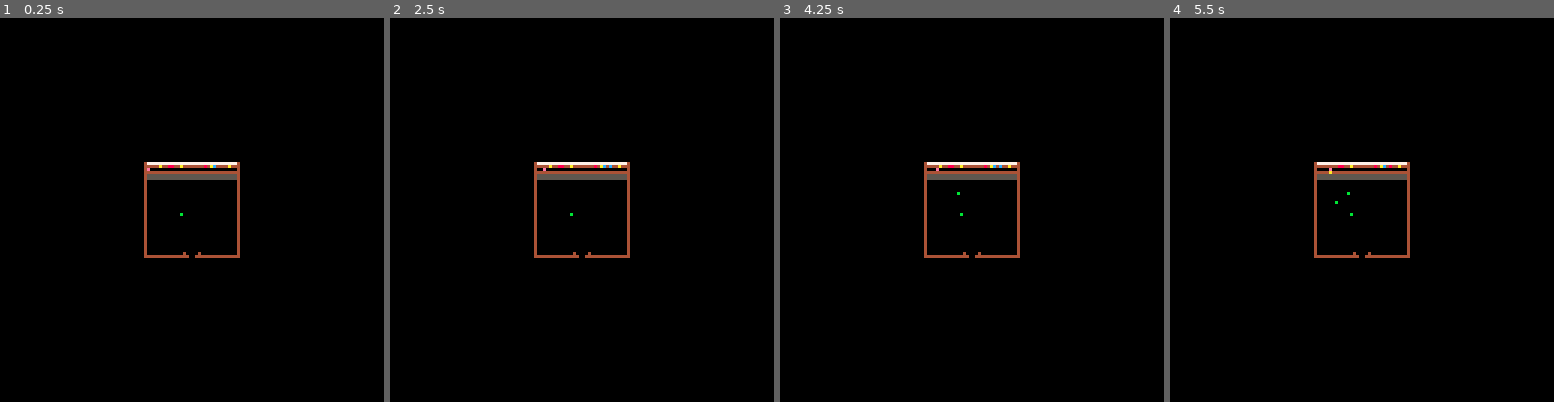
Above: before the commit, frames 1-4 (left to right).
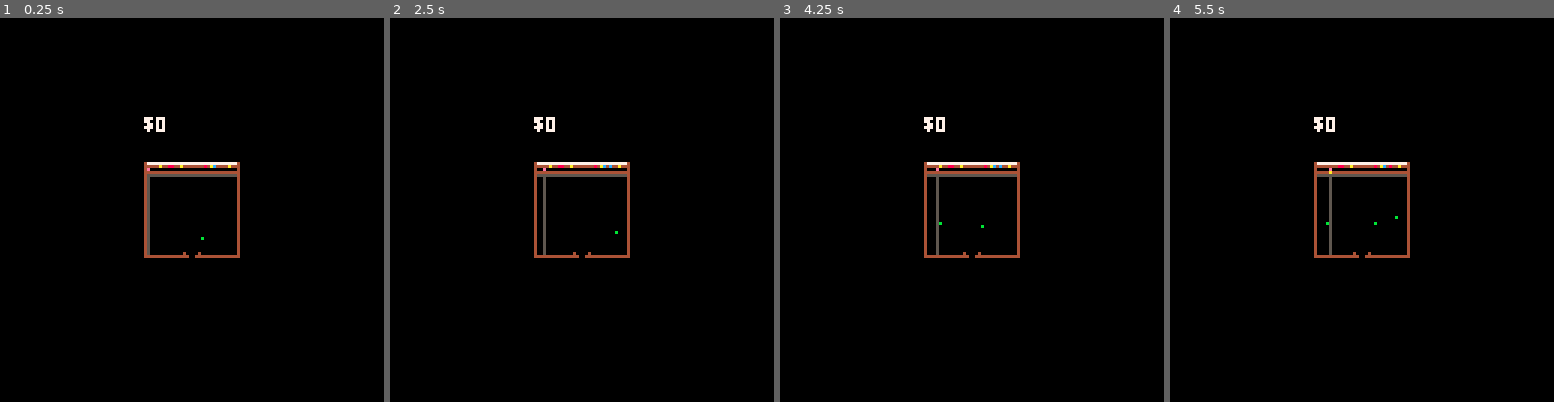
Above: after the commit, the same moments.

Repository: DebugDrawRay/pixeltender
Game: PICO-8 cartridge pixeltender.p8
Two runs of this game, one before a commit and one after it. Both use one fixed random seed, a clock stepped at 60 frames per second and the inputs below.
Inputs:
- Up to frame 1 (0.25 s): no input
- Up to frame 2 (2.5 s): tap O (Z key) at 0.7, 1.7, 2.1 s; hold Right 1.6-2.1 s; hold Up 2.15-2.42 s; hold Right from 2.47 s (still down)
- Up to frame 3 (4.25 s): tap O (Z key) every 0.4 s from 2.5 to 4.1 s; release Right at 3.03 s; hold Left 3.08-3.58 s; hold Down 3.63-3.97 s; hold Right from 4.02 s (still down)
- Up to frame 4 (5.5 s): tap O (Z key) at 4.5, 4.9, 5.3 s; release Right at 4.68 s; hold Up 4.73-5.03 s; hold Left from 5.08 s (still down)

The runs differ from the first frame. In frame 1, 0.5% of the frame differs, in the area x 37-62%, y 25-62%; in frame 2, 0.5%; in frame 3, 0.5%; in frame 4, 0.5%.

Commit message:
Seating, movements, score

Diff:
--- a/pixeltender.p8
+++ b/pixeltender.p8
@@ -14,6 +14,7 @@
 shelf.refilltime = 0
 shelf.refilltimemin = 1
 shelf.refilltimemax = 4
+shelf.maxbottles = 20
 shelf.bottlecolors = {8,10,12}
 shelf.bottles = {}
 
@@ -21,7 +22,7 @@
 tender.x = bar.x + 1
 tender.y = bar.y + 2
 tender.col = 14
-tender.collision = {4,8,10,12}
+tender.collision = {2,4,6,8,9,10,11,12}
 tender.holding = 4
 tender.speed = 1
 
@@ -32,17 +33,37 @@
 
 custprop = {}
 custprop.minx = bar.x + 2
-custprop.miny = bar.y + 7
+custprop.miny = bar.y + 20
 custprop.maxx = bar.x + 28
 custprop.maxy = bar.y + 28
 custprop.lasttime = time()
 custprop.refilltime = 0
 custprop.refilltimemin = 1
 custprop.refilltimemax = 4
-custprop.start = 20
+custprop.maxcust = 20
+custprop.movetime = 0
+custprop.collision = {4}
+custprop.tip = 5
+
+target = {}
+target.col = 5
+
+seatprop = {}
+seatprop.current = 0
+seatprop.startx = bar.x + 1
+seatprop.y = bar.y + 4
+seatprop.maxseat = 30
 
 currentdrinks = {}
 currentcustomers ={}
+currentseats = {}
+
+state = {}
+state.score = {}
+state.score.current = 0
+state.score.col = 7
+state.score.x = bar.x
+state.score.y = bar.y - 15
 
 scrn = {}
 
@@ -70,10 +91,13 @@
 
 function draw_game()
 cls()
+draw_ui()
+draw_targeting()
 draw_bar()
 draw_tender()
 draw_drinks()
 draw_customers()
+draw_seats()
 end
 
 function update_tender()
@@ -108,7 +132,7 @@
 shelfstarted = true
 end
 --replenish shelf
-if(time() - shelf.lasttime) > shelf.refilltime then
+if((time() - shelf.lasttime) > shelf.refilltime and count(shelf.bottles) < shelf.maxbottles) then
 add_to_shelf()
 shelf.refilltime = flr(rnd(shelf.refilltimemax)) + shelf.refilltimemin
 shelf.lasttime=time()
@@ -130,12 +154,21 @@
 for customer in all(currentcustomers) do
 if(drink.x == customer.x and drink.y == customer.y) then
 if(drink.col == customer.col) then
+add_score(customer)
+if(customer.sit == true) then
+seatprop.current -= 1
+end
 del(currentdrinks,drink)
 del(currentcustomers,customer)
 end
 end
 end
 end
+end
+
+function add_score(customer)
+state.score.current += custprop.tip - (customer.tiploss * (customer.starty - customer.y))
+state.score.current = flr(state.score.current * 100) / 100
 end
 
 function check_drink()
@@ -214,26 +247,70 @@
 custstarted = false
 
 function update_customers()
---if(custstarted != true) then
---for i=1,custprop.start do
---add_customer()
---end
---custprop.refilltime = flr(rnd(custprop.refilltimemax)) + custprop.refilltimemin
---custprop.lasttime = time()
---custstarted = true
---end
-if(time() - custprop.lasttime) > custprop.refilltime then
+if((time() - custprop.lasttime) > custprop.refilltime and count(currentcustomers) < custprop.maxcust) then
 add_customer()
 custprop.refilltime = flr(rnd(custprop.refilltimemax)) + custprop.refilltimemin
 custprop.lasttime=time()
 end
-end
+for customer in all(currentcustomers) do
+if(customer.sit != true) then
+if(time() - customer.lasttime > customer.movetime) then
+local x=0
+local y=0
+x = customer.dire
+for i=1, count(custprop.collision) do
+local col=pget(customer.x+x, customer.y+y)
+if(col==custprop.collision[i]) then
+x=0
+y=-1
+customer.dire = -customer.dire
+break
+end
+customer.lasttime=time()
+end
+customer.x += x
+customer.y += y
+if(customer.y == seatprop.y)then
+add_to_seat(customer)
+end
+end
+end
+end
+end
+
+function add_to_seat(customer)
+local seatx = seatprop.startx
+for i=seatprop.startx,bar.x+31 do
+local empty = true
+for col in all(drinkprop.colors) do
+if(pget(i, seatprop.y) == col) then
+seatx = i+1
+empty = false
+break
+end
+end
+if(empty==true)then
+break
+end
+end
+customer.x = seatx
+customer.y = seatprop.y
+customer.sit = true
+seatprop.current += 1
+end
+--customer def
+--x,y,col,dire,lasttime,currenttime,starty,tiploss
 
 function add_customer()
 local xpos = flr(rnd(custprop.maxx - custprop.minx)) + custprop.minx
 local ypos = flr(rnd(custprop.maxy - custprop.miny)) + custprop.miny
 local rcol = flr(rnd(count(drinkprop.colors)))+ 1
-add(currentcustomers, {x=xpos, y=ypos, col=drinkprop.colors[rcol]})
+local rdire = flr(rnd(2))
+local loss = custprop.tip/(ypos-4)
+if(rdire == 0) then
+rdire = -1
+end
+add(currentcustomers, {x=xpos, y=ypos, col=drinkprop.colors[rcol], dire = rdire, lasttime=time(), movetime=custprop.movetime, starty = ypos, tiploss=loss, sit=false})
 end
 
 function draw_customers()
@@ -263,13 +340,27 @@
 pset(drink.x, drink.y, drink.col)
 end
 end
+
+function draw_targeting()
+line(tender.x, tender.y, tender.x, tender.y+29, target.col)
+end
+
+function draw_ui()
+print("$"..state.score.current,state.score.x,state.score.y,state.score.col)
+end
+
+function draw_seats()
+for seat in all(currentseats) do
+pset(seat.x, seat.y, seat.col)
+end
+end
 __gfx__
 47777777777777777777777777777774000000000000000000000000000000000000000000000000000000000000000000000000000000000000000000000000
 44444444444444444444444444444444000000000000000000000000000000000000000000000000000000000000000000000000000000000000000000000000
 40000000000000000000000000000004000000000000000000000000000000000000000000000000000000000000000000000000000000000000000000000000
 44444444444444444444444444444444000000000000000000000000000000000000000000000000000000000000000000000000000000000000000000000000
 45555555555555555555555555555554000000000000000000000000000000000000000000000000000000000000000000000000000000000000000000000000
-45555555555555555555555555555554000000000000000000000000000000000000000000000000000000000000000000000000000000000000000000000000
+40000000000000000000000000000004000000000000000000000000000000000000000000000000000000000000000000000000000000000000000000000000
 40000000000000000000000000000004000000000000000000000000000000000000000000000000000000000000000000000000000000000000000000000000
 40000000000000000000000000000004000000000000000000000000000000000000000000000000000000000000000000000000000000000000000000000000
 40000000000000000000000000000004000000000000000000000000000000000000000000000000000000000000000000000000000000000000000000000000
